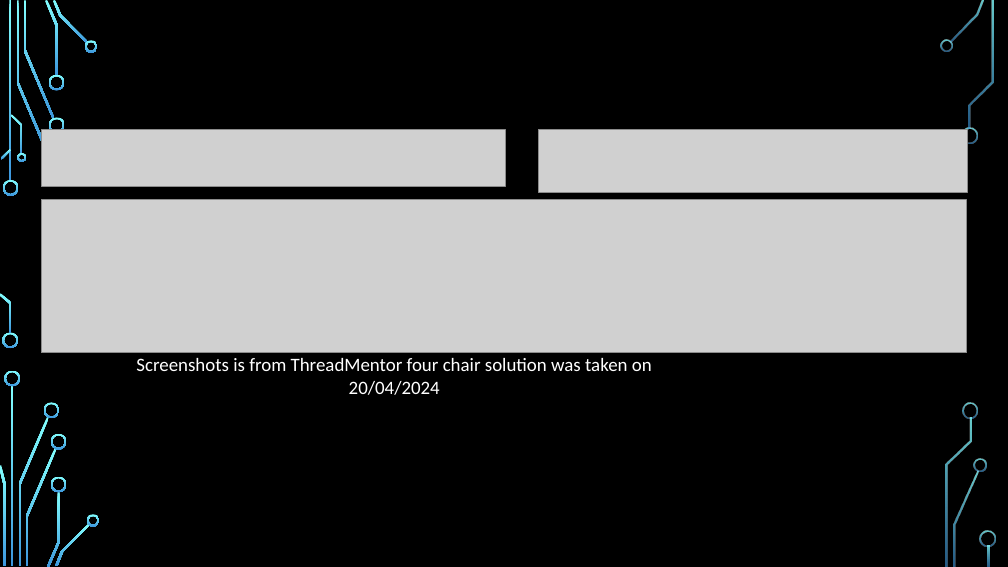
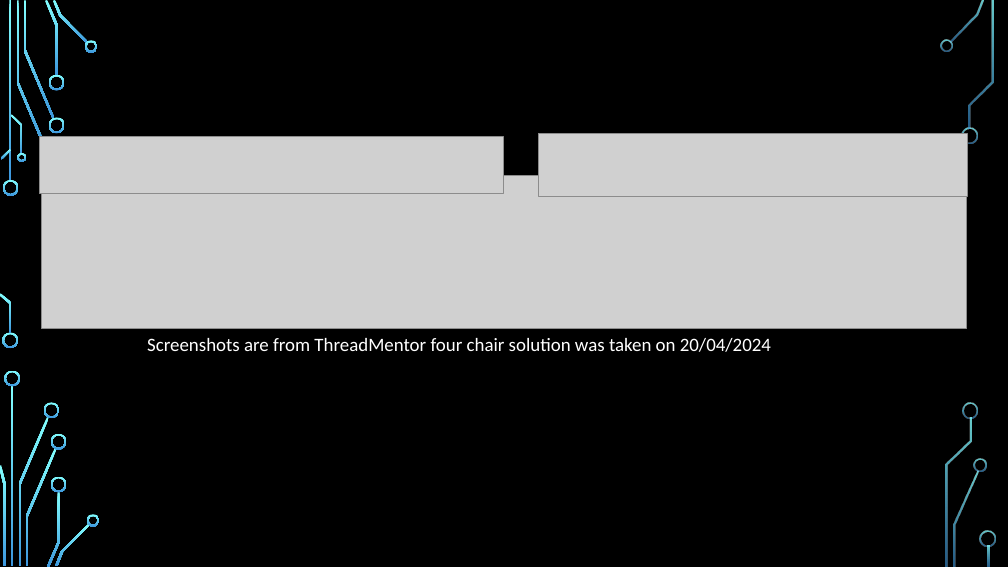
Before and after one commit to StevenKelly99/Stressfree-Pets, a slide deck: slide 13 of final_Presentation_New.pptx. Drawn at 1008x567 pixels with LibreOffice and Linux fonts; fonts in the diff are those of the drawing; grey boxes stand for pictures; background and template pictures are left out. Boxes give left, top, right and bottom in pixels: in the first picture for what was removed or moved away, otherwise in the second. Text is boxed around its words. In the diff, an @@ line names an element or a change of style, - is before the commit and + after.

Commit message:
ok

```diff
--- a/final_Presentation_New.pptx
+++ b/final_Presentation_New.pptx
@@ picture: place and size @@
-picture at bbox=[41, 130, 505, 187]
+picture at bbox=[39, 137, 504, 194]
@@ freeform shape removed at bbox=[42, 149, 57, 165] @@
@@ picture: place and size @@
-picture at bbox=[538, 130, 967, 193]
+picture at bbox=[538, 134, 967, 197]
@@ picture: place and size @@
-picture at bbox=[41, 200, 967, 352]
+picture at bbox=[41, 175, 967, 328]
@@ text at bbox=[147, 338, 771, 352]: text changed @@
-Screenshots is from ThreadMentor four chair solution was taken on 20/04/2024
+Screenshots are from ThreadMentor four chair solution was taken on 20/04/2024
```
